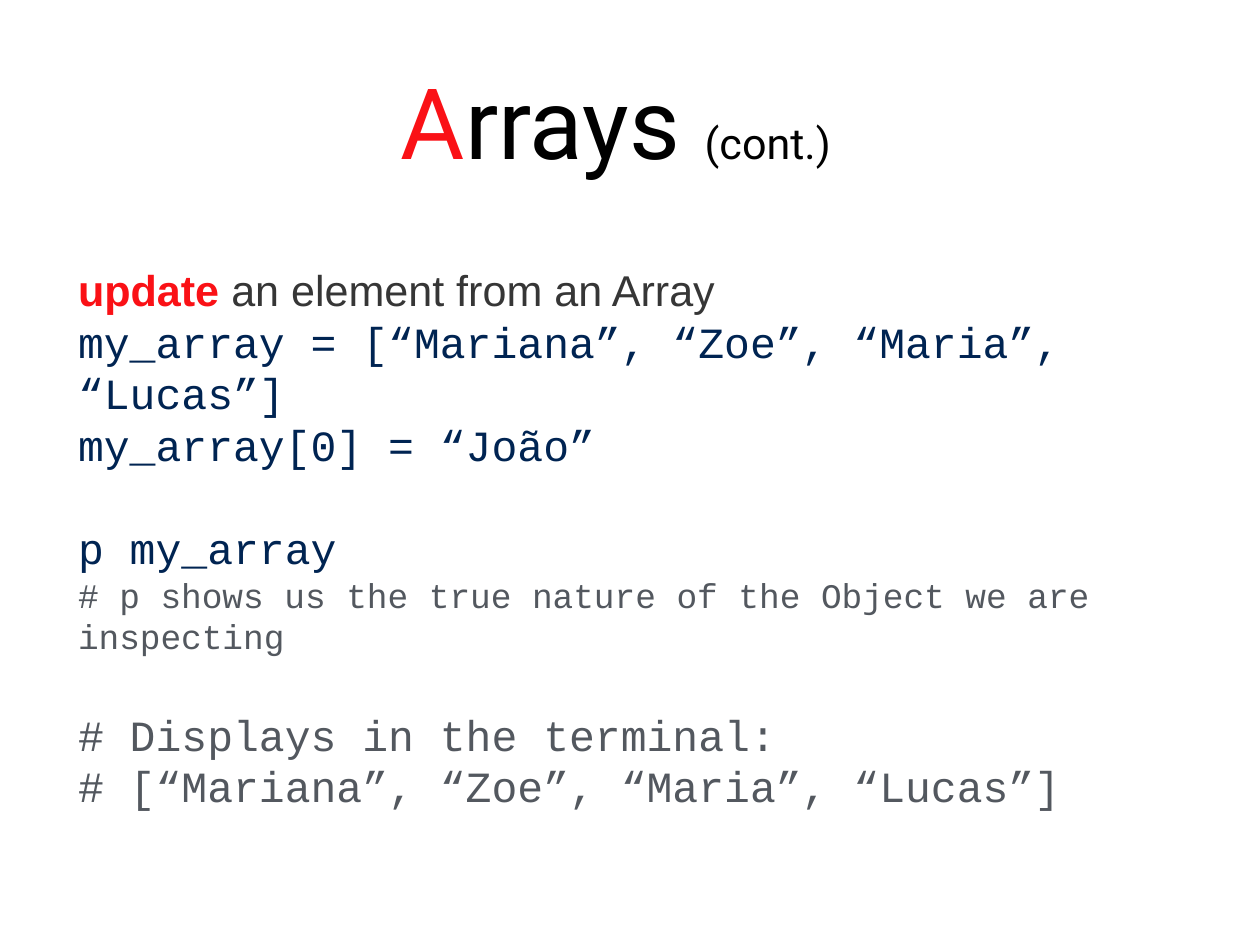
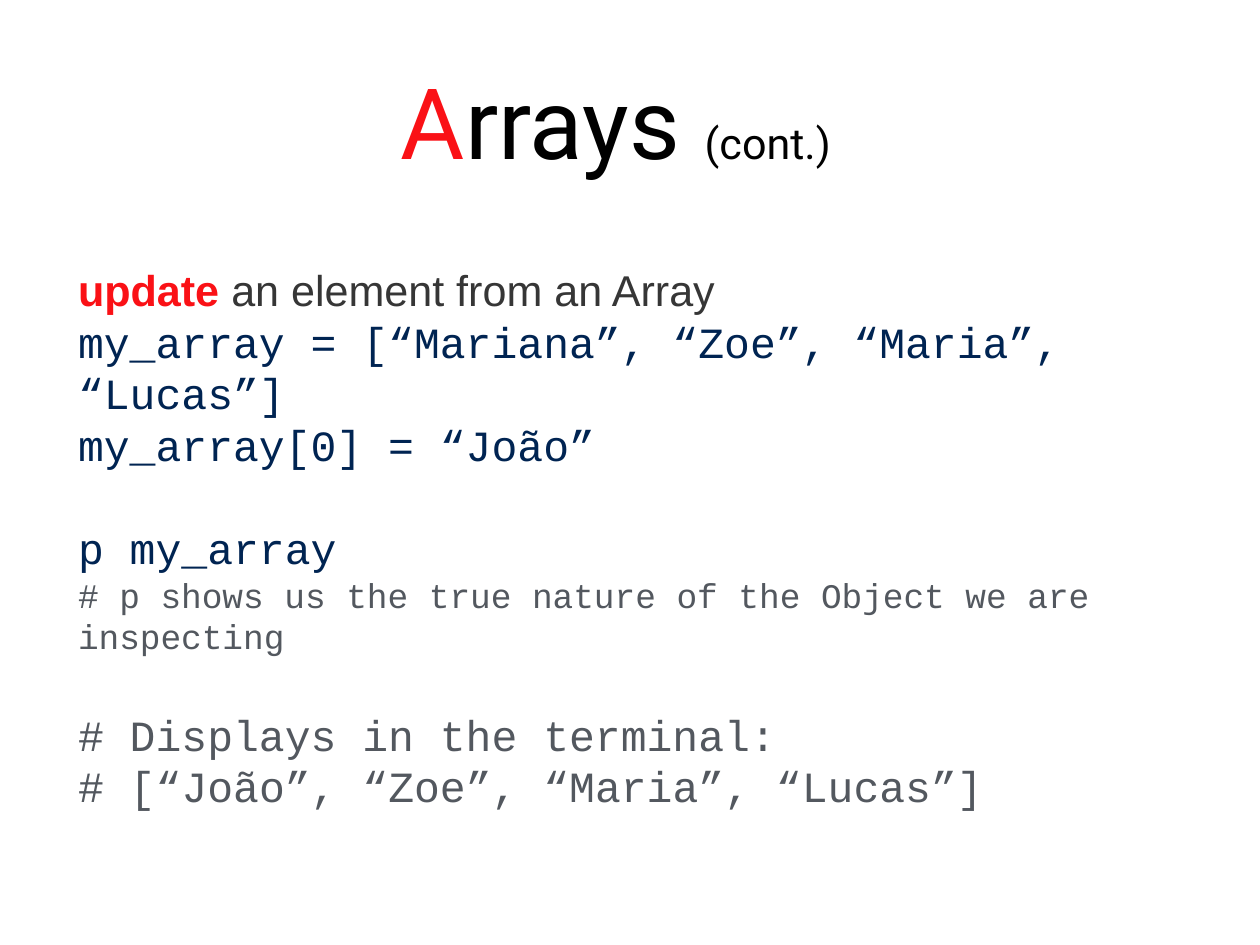
Before and after one commit to stephlaf/P4E, a slide deck: slide 6 of Presentations/Presentations Power Point/04_Arrays & hashes.pptx. Drawn at 1260x945 pixels with LibreOffice and Linux fonts; fonts in the diff are those of the drawing. Boxes give left, top, right and bottom in pixels: in the first picture for what was removed or moved away, otherwise in the second. Text is boxed around its words. In the diff, an @@ line names an element or a change of style, - is before the commit and + after.

Commit message:
Fixed slide 6

```diff
--- a/Presentations/Presentations Power Point/04_Arrays & hashes.pptx
+++ b/Presentations/Presentations Power Point/04_Arrays & hashes.pptx
@@ text at [130, 771, 983, 811]: text changed @@
-# [“Mariana”, “Zoe”, “Maria”, “Lucas”]
+# [“João”, “Zoe”, “Maria”, “Lucas”]
```
Also in this commit, not shown: 1 other file.
